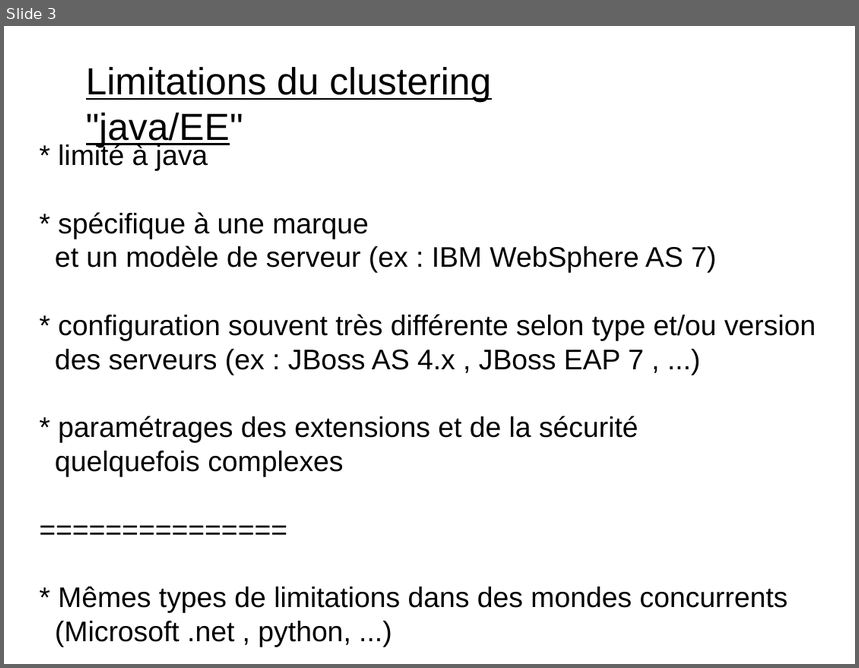
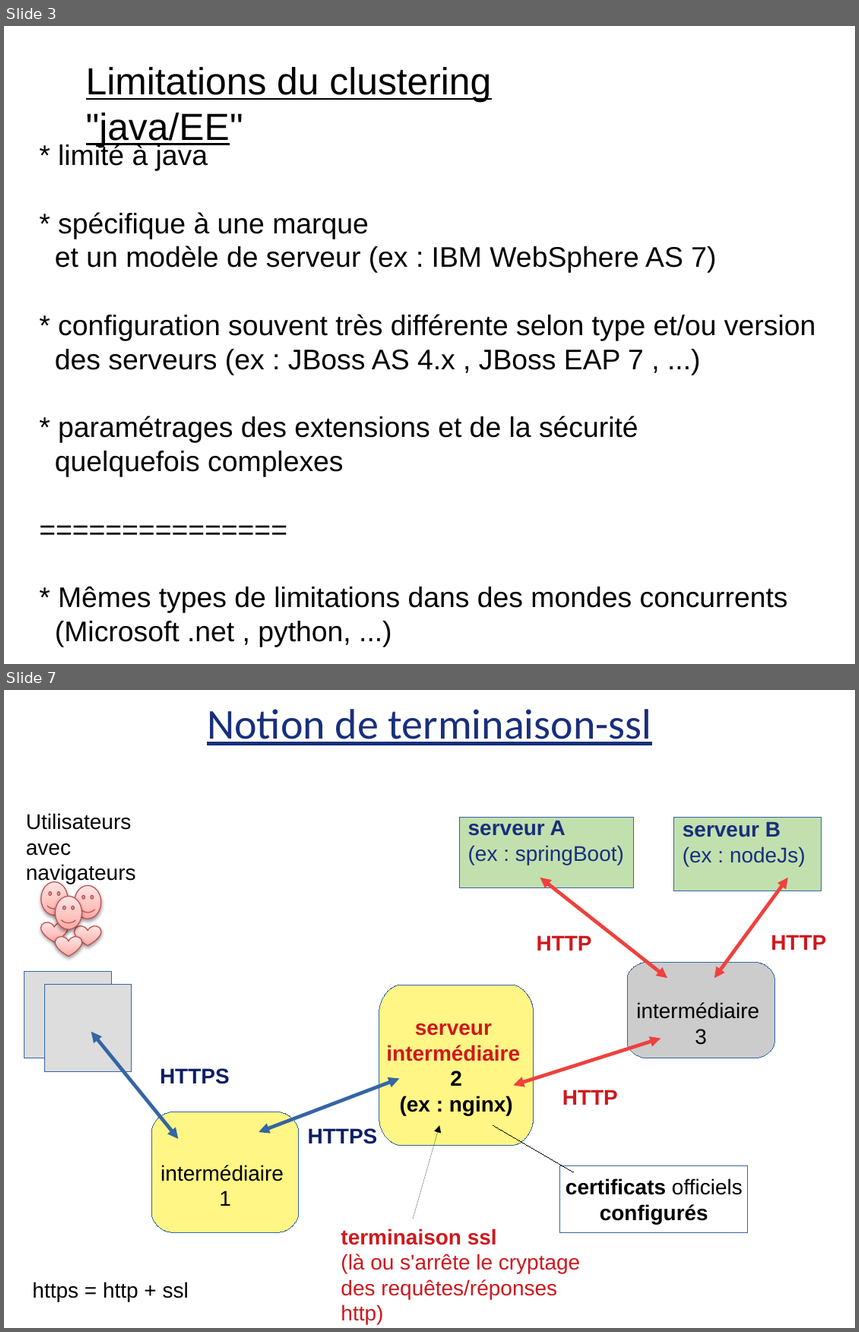
Before and after one commit to didier-tp/afc2021, a slide deck: docs/infrastructures_cloud_et_microservices.pptx. Shown one above the other, each under a label of ours: slide 3 before the commit, slides 3 and 7 after it; the slides between them are not shown. The pictures are 859x668 and 859x1332 pixels, drawn with LibreOffice and Linux fonts; fonts in the diff are those of the drawing. Boxes give left, top, right and bottom in pixels: in the first picture for what was removed or moved away, otherwise in the second. Text is boxed around its words. In the diff, an @@ line names an element or a change of style, - is before the commit and + after.

```diff
--- a/docs/infrastructures_cloud_et_microservices.pptx
+++ b/docs/infrastructures_cloud_et_microservices.pptx
@@ slide 7 added at box(4, 690, 855, 1328), background #FFFFFF @@
@@ text added at box(207, 709, 652, 745), 36 pt, text #182F7C, underline @@
+Notion de terminaison-ssl
@@ text added at box(26, 813, 136, 884), 18 pt, text #000000 @@
+Utilisateurs
+avec navigateurs
@@ rectangle added at box(459, 818, 634, 888), fill #C2E0AE, outline #3465A4 0.75 pt, 18 pt, text #182F7C @@
+serveur A
+(ex : springBoot)
@@ rectangle added at box(674, 818, 821, 891), fill #C2E0AE, outline #3465A4 0.75 pt, 18 pt, text #182F7C @@
+serveur B
+(ex : nodeJs)
@@ smiley face added at box(41, 882, 68, 916), fill gradient #FFA6A5 to #FFC0BF to #FFE7E7, outline #BE4B48 0.75 pt @@
@@ smiley face added at box(75, 886, 101, 919), fill gradient #FFA6A5 to #FFC0BF to #FFE7E7, outline #BE4B48 0.75 pt @@
@@ double arrow added from (541, 877) to (668, 979), #EF413D 3 pt @@
@@ double arrow added from (715, 979) to (788, 877), #EF413D 3 pt @@
@@ smiley face added at box(55, 896, 82, 929), fill gradient #FFA6A5 to #FFC0BF to #FFE7E7, outline #BE4B48 0.75 pt @@
@@ heart added at box(41, 923, 68, 942), fill gradient #FFA6A5 to #FFC0BF to #FFE7E7, outline #BE4B48 0.75 pt @@
@@ heart added at box(55, 937, 82, 957), fill gradient #FFA6A5 to #FFC0BF to #FFE7E7, outline #BE4B48 0.75 pt @@
@@ heart added at box(75, 926, 101, 945), fill gradient #FFA6A5 to #FFC0BF to #FFE7E7, outline #BE4B48 0.75 pt @@
@@ text added at box(537, 935, 592, 951), 18 pt, text #CE181E, bold @@
+HTTP
@@ text added at box(771, 935, 826, 950), 18 pt, text #CE181E, bold @@
+HTTP
@@ freeform shape added at box(627, 962, 775, 1059), fill #CCCCCC, outline #3465A4 0.75 pt, 18 pt, text #000000 @@
+intermédiaire
+3
@@ rectangle added at box(25, 972, 111, 1059), fill #DDDDDD, outline #3465A4 0.75 pt @@
@@ rectangle added at box(45, 985, 132, 1072), fill #DDDDDD, outline #3465A4 0.75 pt @@
@@ freeform shape added at box(379, 986, 534, 1146), fill #FFF685, outline #3465A4 0.75 pt, 18 pt, text #CE181E, bold @@
+serveur
+intermédiaire
+2
+(ex : nginx)
@@ double arrow added from (91, 1032) to (179, 1139), #3465A4 3 pt @@
@@ double arrow added from (513, 1086) to (661, 1038), #EF413D 3 pt @@
@@ text added at box(160, 1068, 230, 1084), 18 pt, text #0D1F63, bold @@
+HTTPS
@@ double arrow added from (259, 1132) to (400, 1079), #3465A4 3 pt @@
@@ text added at box(563, 1090, 618, 1105), 18 pt, text #CE181E, bold @@
+HTTP
@@ freeform shape added at box(151, 1113, 299, 1233), fill #FFF685, outline #3465A4 0.75 pt, 18 pt, text #000000 @@
+intermédiaire
+1
@@ text added at box(308, 1129, 378, 1144), 18 pt, text #0D1F63, bold @@
+HTTPS
@@ arrow added from (413, 1220) to (439, 1125), #000000 0.75 pt @@
@@ line added from (573, 1173) to (493, 1125), #000000 0.75 pt @@
@@ rectangle added at box(560, 1166, 748, 1233), outline #3465A4 0.75 pt, 18 pt, text #000000, bold @@
+certificats officiels
+configurés
@@ text added at box(341, 1229, 580, 1300), 18 pt, text #CE181E @@
+terminaison ssl
+(là ou s'arrête le cryptage
+des requêtes/réponses http)
@@ text added at box(32, 1282, 189, 1302), 18 pt, text #000000 @@
+https = http + ssl
```
Also in this commit, not shown: 5 slides changed, 3 other slides added, 3 slides removed, 6 other files.
